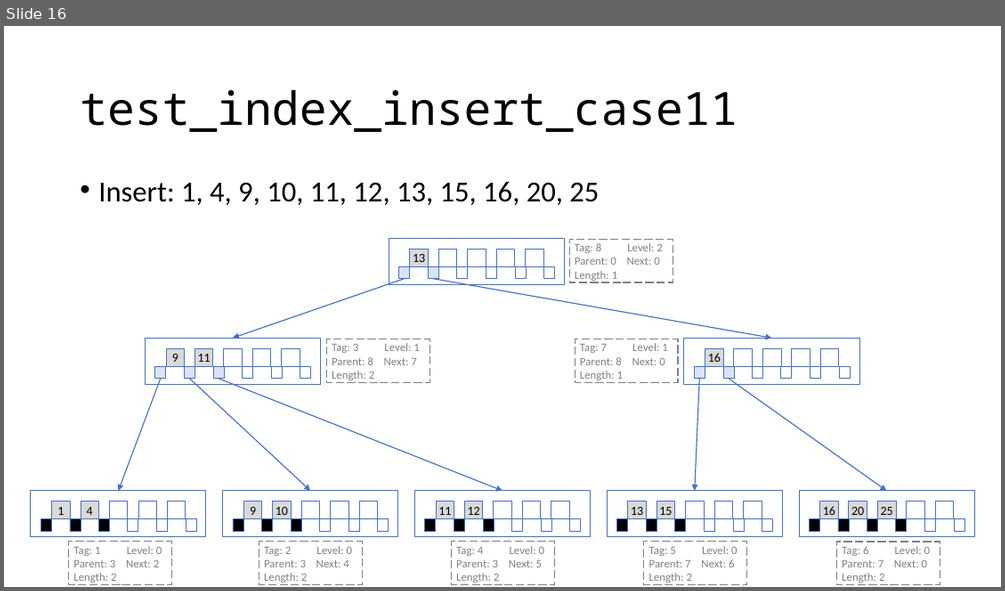
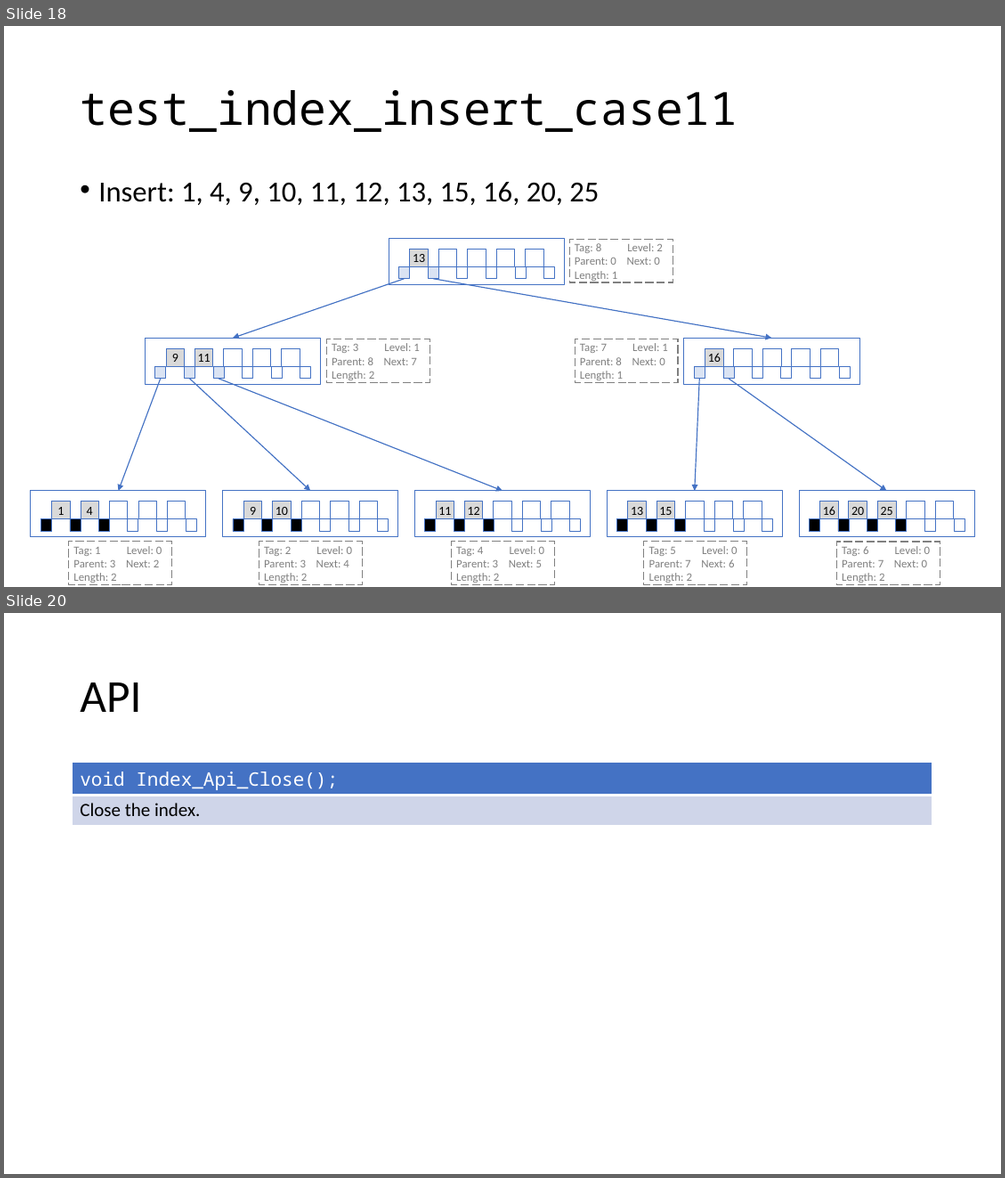
Before and after one commit to az801590/FacileDB, a slide deck: FacileDB.pptx. Shown one above the other, each under a label of ours: slide 16 before the commit, slides 18 and 20 after it; the slides between them are not shown. The pictures are 1005x591 and 1005x1178 pixels, drawn with LibreOffice and Linux fonts; fonts in the diff are those of the drawing. Boxes give left, top, right and bottom in pixels: in the first picture for what was removed or moved away, otherwise in the second. Text is boxed around its words. In the diff, an @@ line names an element or a change of style, - is before the commit and + after.

Commit message:
new api for query index key exists

```diff
--- a/FacileDB.pptx
+++ b/FacileDB.pptx
@@ slide 20 added at <box>4,613,1001,1174</box>, background #FFFFFF @@
@@ title added at <box>80,682,141,712</box>, 44 pt, text #000000 @@
+API
@@ table added at <box>73,763,933,823</box>, 2 rows, 1 columns @@
+void Index_Api_Close();
+Close the index.
@@ what was slide 16 is now slide 18 @@
```
Also in this commit, not shown: 1 slide changed, 6 other slides added, 3 other files.
